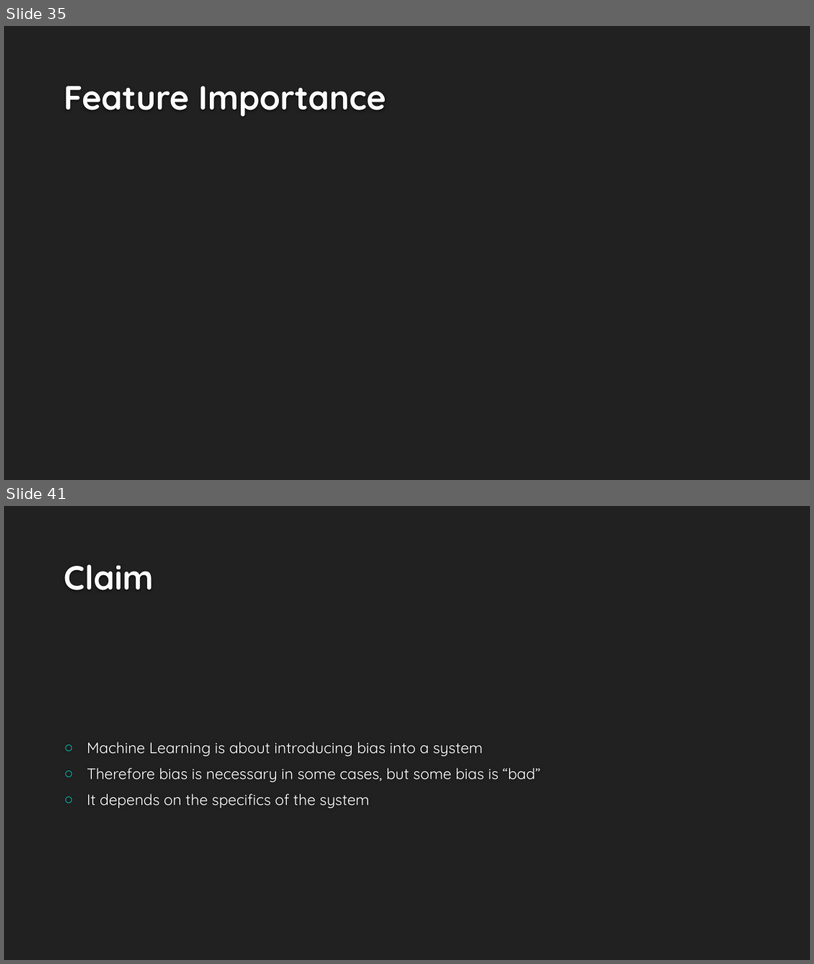
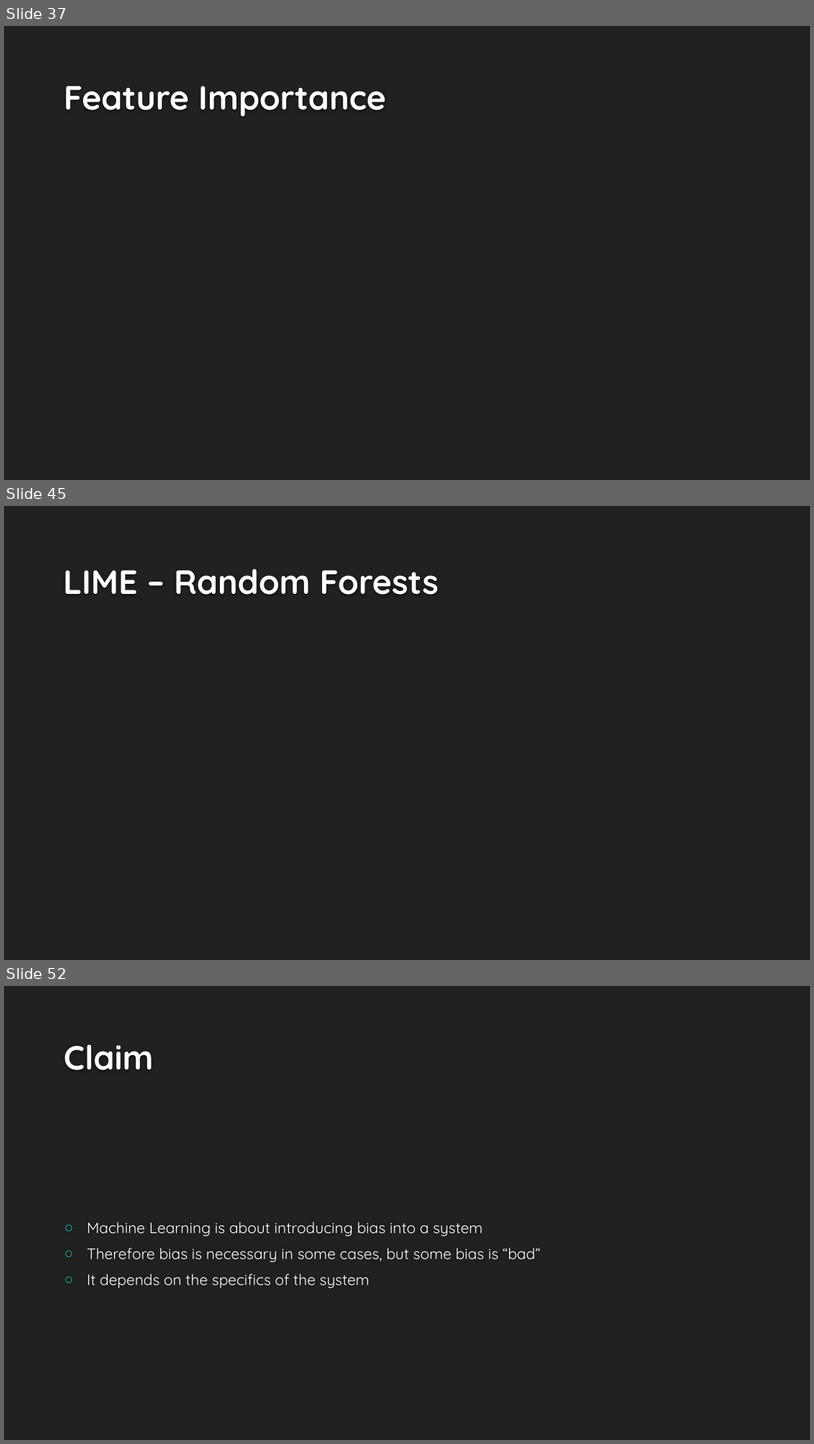
Before and after one commit to EricSchles/algorithmic_bias, a slide deck: Understanding Bias Via Interpretability.pptx. Shown one above the other, each under a label of ours: slides 35 and 41 before the commit, slides 37, 45 and 52 after it; the slides between them are not shown. The pictures are 814x964 and 814x1444 pixels, drawn with LibreOffice and Linux fonts; fonts in the diff are those of the drawing; background and template pictures are left out. Boxes give left, top, right and bottom in pixels: in the first picture for what was removed or moved away, otherwise in the second. Text is boxed around its words. In the diff, an @@ line names an element or a change of style, - is before the commit and + after.

```diff
--- a/Understanding Bias Via Interpretability.pptx
+++ b/Understanding Bias Via Interpretability.pptx
@@ slide 45 added at (x1=4, y1=506, x2=810, y2=960), background #212121 @@
@@ title added at (x1=63, y1=569, x2=439, y2=595), 40 pt, text #FEFEFE, bold @@
+LIME – Random Forests
@@ what was slide 35 is now slide 37 @@
@@ what was slide 41 is now slide 52 @@
```
Also in this commit, not shown: 5 slides changed, 18 other slides added, 6 slides removed, 13 other files.
